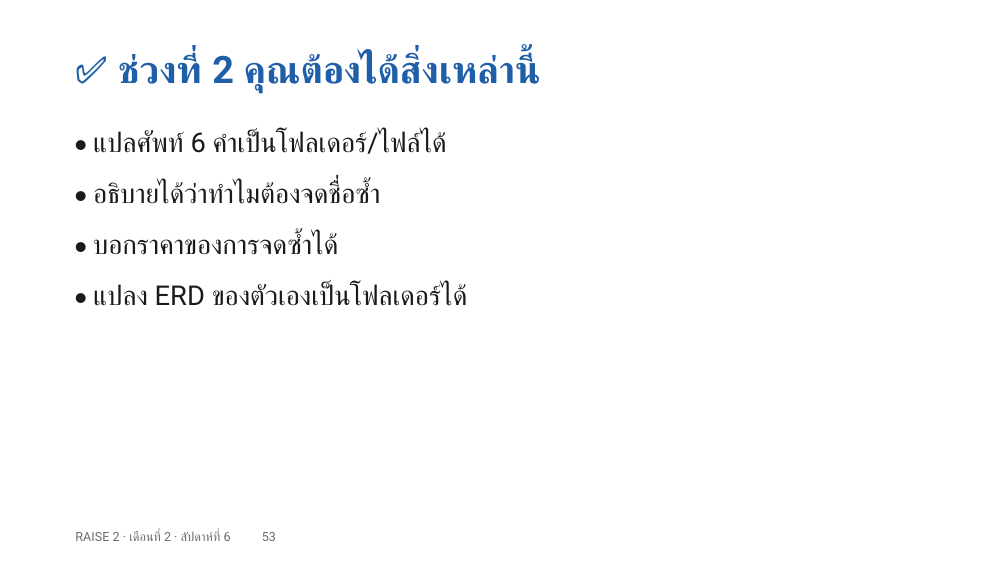
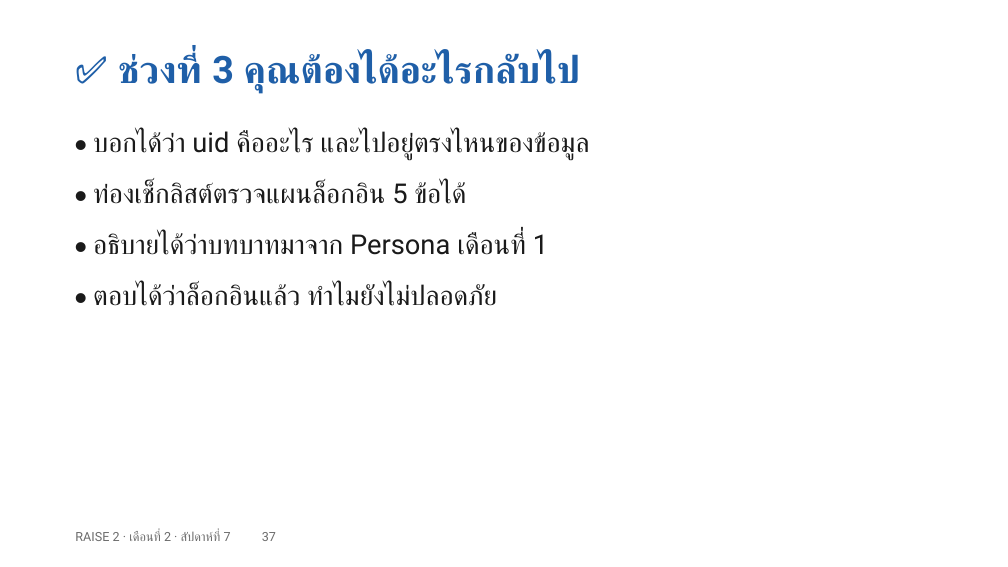
Before and after one commit to cnacha-mfu/raise2-module2, a slide deck: slide 37 of materials/week7/w7-slides.pptx (slide 53 before the commit). Drawn at 1008x567 pixels with LibreOffice and Linux fonts; fonts in the diff are those of the drawing. Boxes give left, top, right and bottom in pixels: in the first picture for what was removed or moved away, otherwise in the second. Text is boxed around its words. In the diff, an @@ line names an element or a change of style, - is before the commit and + after.

```diff
--- a/materials/week7/w7-slides.pptx
+++ b/materials/week7/w7-slides.pptx
@@ text at [118, 53, 580, 93]: text changed @@
-✅ ช่วงที่ 2 คุณต้องได้สิ่งเหล่านี้
+✅ ช่วงที่ 3 คุณต้องได้อะไรกลับไป
@@ text at [93, 131, 589, 160]: text changed @@
-• แปลศัพท์ 6 คำเป็นโฟลเดอร์/ไฟล์ได้
+• บอกได้ว่า uid คืออะไร และไปอยู่ตรงไหนของข้อมูล
@@ text at [93, 182, 466, 204]: text changed @@
-• อธิบายได้ว่าทำไมต้องจดชื่อซ้ำ
+• ท่องเช็กลิสต์ตรวจแผนล็อกอิน 5 ข้อได้
@@ text at [93, 233, 548, 255]: text changed @@
-• บอกราคาของการจดซ้ำได้
+• อธิบายได้ว่าบทบาทมาจาก Persona เดือนที่ 1
@@ text at [93, 284, 498, 306]: text changed @@
-• แปลง ERD ของตัวเองเป็นโฟลเดอร์ได้
+• ตอบได้ว่าล็อกอินแล้ว ทำไมยังไม่ปลอดภัย
@@ text at [75, 531, 276, 541]: text changed @@
-RAISE 2 · เดือนที่ 2 · สัปดาห์ที่ 6 53
+RAISE 2 · เดือนที่ 2 · สัปดาห์ที่ 7 37
```
Also in this commit, not shown: 37 other slides changed, 29 slides added, 52 slides removed, 24 other files.
